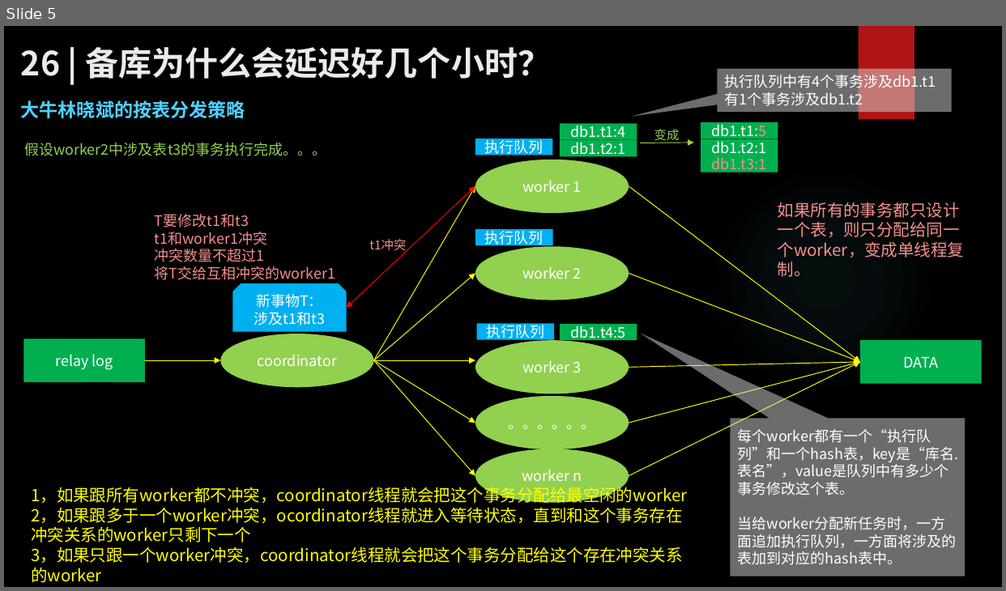
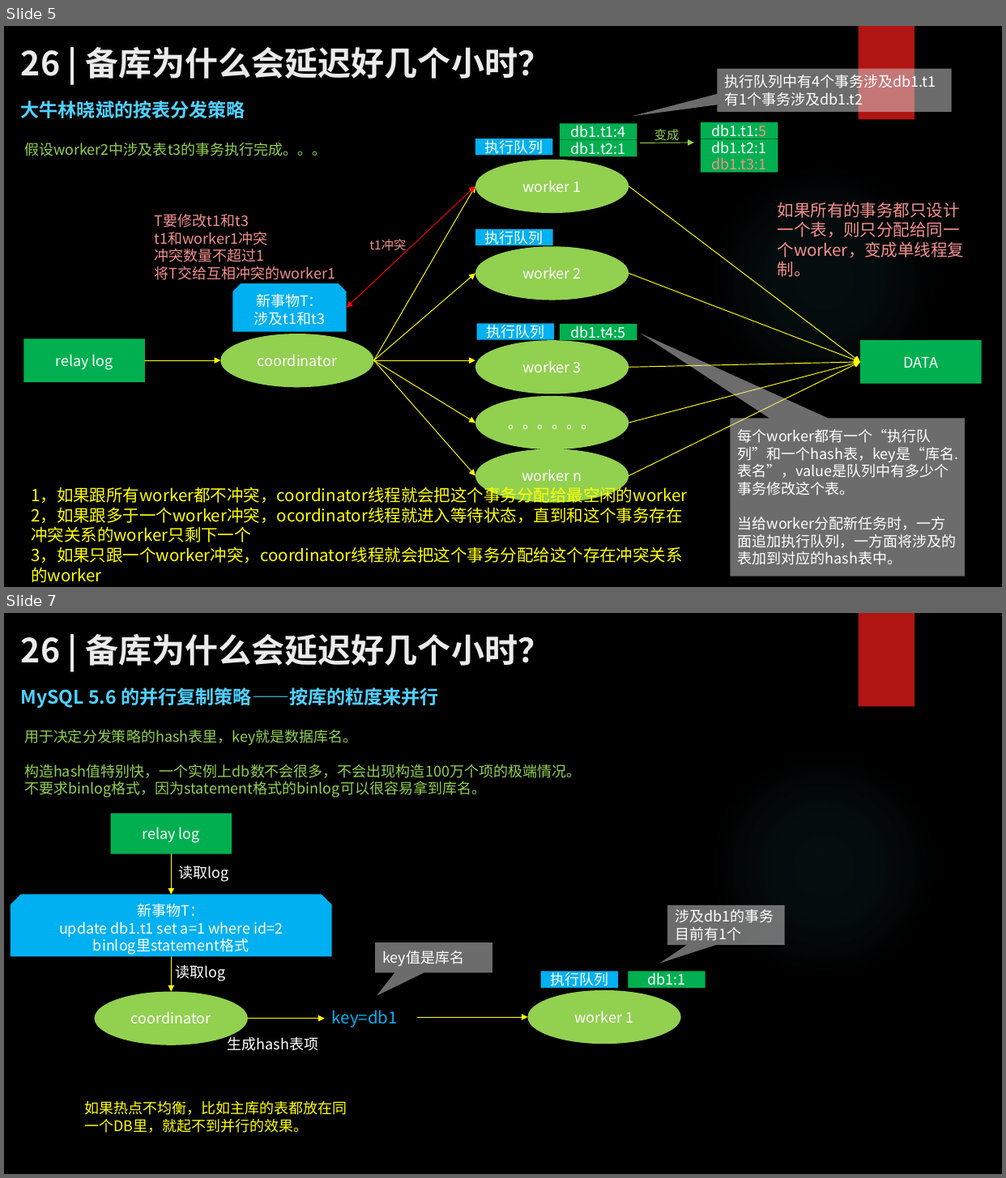
Before and after one commit to zhangkekf/reading-notes, a slide deck: MySQL实战/26备库为什么会延迟好几个小时？.pptx. Shown one above the other, each under a label of ours: slide 5 before the commit, slides 5 and 7 after it; the slides between them are not shown. The pictures are 1006x591 and 1006x1178 pixels, drawn with LibreOffice and Linux fonts; fonts in the diff are those of the drawing; background and template pictures are left out. Boxes give left, top, right and bottom in pixels: in the first picture for what was removed or moved away, otherwise in the second. Text is boxed around its words. In the diff, an @@ line names an element or a change of style, - is before the commit and + after.

```diff
--- a/MySQL实战/26备库为什么会延迟好几个小时？.pptx
+++ b/MySQL实战/26备库为什么会延迟好几个小时？.pptx
@@ slide 7 added at (4, 613, 1002, 1174), background picture (left out); not listed: 2 template elements that a slide beside it also shows @@
@@ title added at (21, 634, 551, 666), 32 pt, text #EBEBEB, bold @@
+26 | 备库为什么会延迟好几个小时？
@@ text added at (21, 688, 439, 708), 18 pt, text #4FD1FF, bold @@
+MySQL 5.6 的并行复制策略——按库的粒度来并行
@@ text added at (24, 730, 581, 798), 14 pt, text #92D050 @@
+用于决定分发策略的hash表里，key就是数据库名。
+构造hash值特别快，一个实例上db数不会很多，不会出现构造100万个项的极端情况。
+不要求binlog格式，因为statement格式的binlog可以很容易拿到库名。
@@ rectangle added at (110, 814, 232, 854), fill #00B050, 14 pt, text #FFFFFF @@
+relay log
@@ arrow added from (171, 854) to (171, 895), #FFFF00 0.75 pt @@
@@ text added at (178, 866, 228, 882), 14 pt, text #FFFFFF @@
+读取log
@@ snip same rect added at (10, 895, 332, 956), fill #00B0F0, 14 pt, text #FFFFFF @@
+新事物T：
+update db1.t1 set a=1 where id=2
+binlog里statement格式
@@ speech box added at (667, 905, 785, 945), fill #D9D9D9 at 50% opacity, 14 pt, text #FFFFFF @@
+涉及db1的事务目前有1个
@@ speech box added at (375, 943, 493, 973), fill #D9D9D9 at 50% opacity, 14 pt, text #FFFFFF @@
+key值是库名
@@ arrow added from (171, 956) to (171, 992), #FFFF00 0.75 pt @@
@@ text added at (176, 965, 226, 982), 14 pt, text #FFFFFF @@
+读取log
@@ rectangle added at (541, 972, 618, 988), fill #00B0F0, 14 pt, text #FFFFFF @@
+执行队列
@@ rectangle added at (629, 972, 705, 988), fill #00B050, 14 pt, text #FFFFFF @@
+db1:1
@@ ellipse added at (95, 992, 248, 1046), fill #92D050, 14 pt, text #FFFFFF @@
+coordinator
@@ ellipse added at (528, 990, 681, 1044), fill #92D050, 14 pt, text #FFFFFF @@
+worker 1
@@ arrow added from (248, 1019) to (325, 1019), #FFFF00 0.75 pt @@
@@ text added at (332, 1010, 398, 1028), 16 pt, text #00B0F0 @@
+key=db1
@@ arrow added from (418, 1017) to (528, 1017), #FFFF00 0.75 pt @@
@@ text added at (228, 1035, 318, 1051), 14 pt, text #FFFFFF @@
+生成hash表项
@@ text added at (84, 1101, 347, 1133), 14 pt, text #FFFF00 @@
+如果热点不均衡，比如主库的表都放在同一个DB里，就起不到并行的效果。
```
Also in this commit, not shown: 1 slide changed, 3 other slides added, 2 other files.
